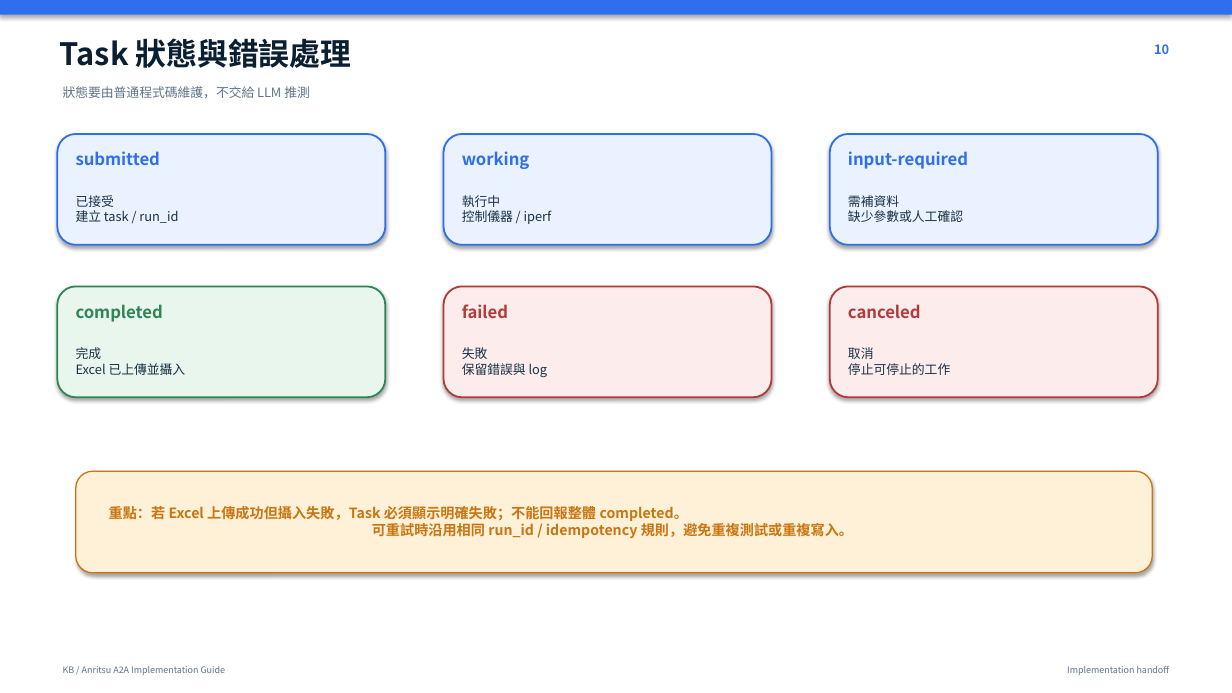
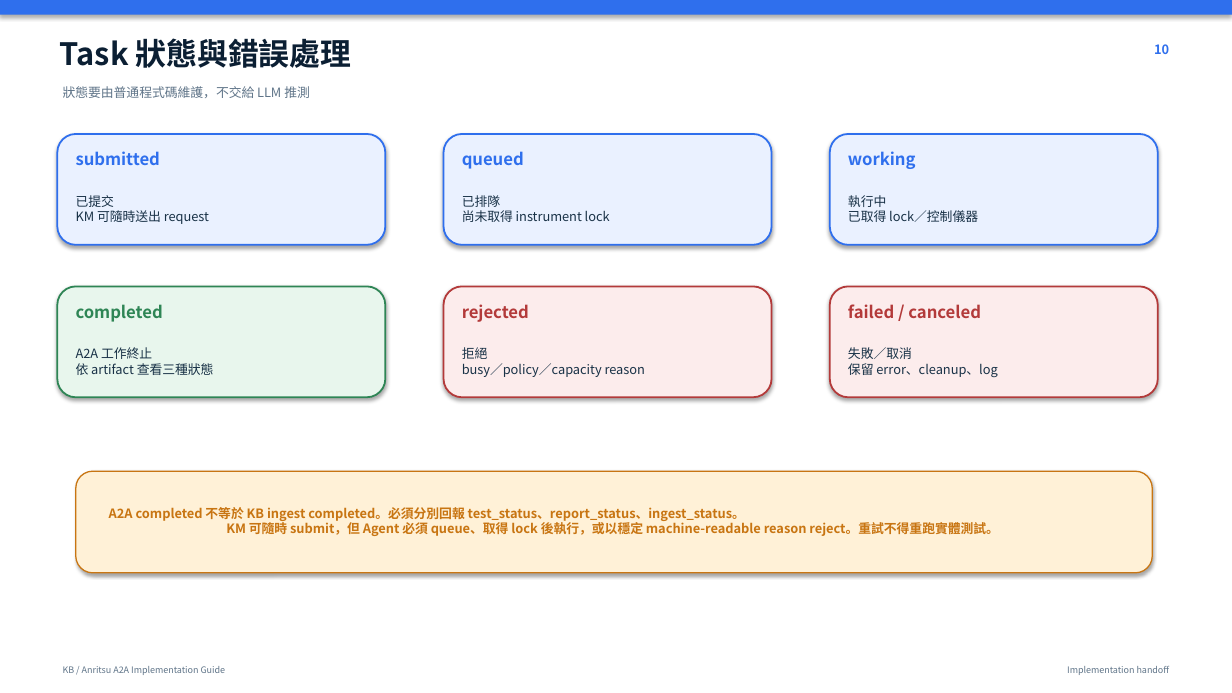
Before and after one commit to kyocarlos/knowledge-base-agent-source, a slide deck: slide 10 of ANRITSU_AGENT_A2A_IMPLEMENTATION_GUIDE.pptx. Drawn at 1232x693 pixels with LibreOffice and Linux fonts; fonts in the diff are those of the drawing. Boxes give left, top, right and bottom in pixels: in the first picture for what was removed or moved away, otherwise in the second. Text is boxed around its words. In the diff, an @@ line names an element or a change of style, - is before the commit and + after.

```diff
--- a/ANRITSU_AGENT_A2A_IMPLEMENTATION_GUIDE.pptx
+++ b/ANRITSU_AGENT_A2A_IMPLEMENTATION_GUIDE.pptx
@@ text at (462,151,524,169): text changed @@
-working
+queued
@@ text at (848,151,916,169): text changed @@
-input-required
+working
@@ text at (76,195,209,224): text changed @@
-已接受
-建立 task / run_id
+已提交
+KM 可隨時送出 request
@@ text at (462,195,610,222): text changed @@
-執行中
-控制儀器 / iperf
+已排隊
+尚未取得 instrument lock
@@ text at (848,195,978,222): text changed @@
-需補資料
-缺少參數或人工確認
+執行中
+已取得 lock／控制儀器
@@ text at (462,304,529,322): text changed @@
-failed
+rejected
@@ text at (848,304,981,318): text changed @@
-canceled
+failed / canceled
@@ text at (76,347,214,375): text changed @@
-完成
-Excel 已上傳並攝入
+A2A 工作終止
+依 artifact 查看三種狀態
@@ text at (462,347,645,377): text changed @@
-失敗
-保留錯誤與 log
+拒絕
+busy／policy／capacity reason
@@ text at (848,347,997,377): text changed @@
-取消
-停止可停止的工作
+失敗／取消
+保留 error、cleanup、log
@@ text at (109,507,999,536): text changed; size 11 to 10 pt @@
-重點：若 Excel 上傳成功但攝入失敗，Task 必須顯示明確失敗；不能回報整體 completed。
-可重試時沿用相同 run_id / idempotency 規則，避免重複測試或重複寫入。
+A2A completed 不等於 KB ingest completed。必須分別回報 test_status、report_status、ingest_status。
+KM 可隨時 submit，但 Agent 必須 queue、取得 lock 後執行，或以穩定 machine-readable reason reject。重試不得重跑實體測試。
```
Also in this commit, not shown: 13 other slides changed, 17 other files.
